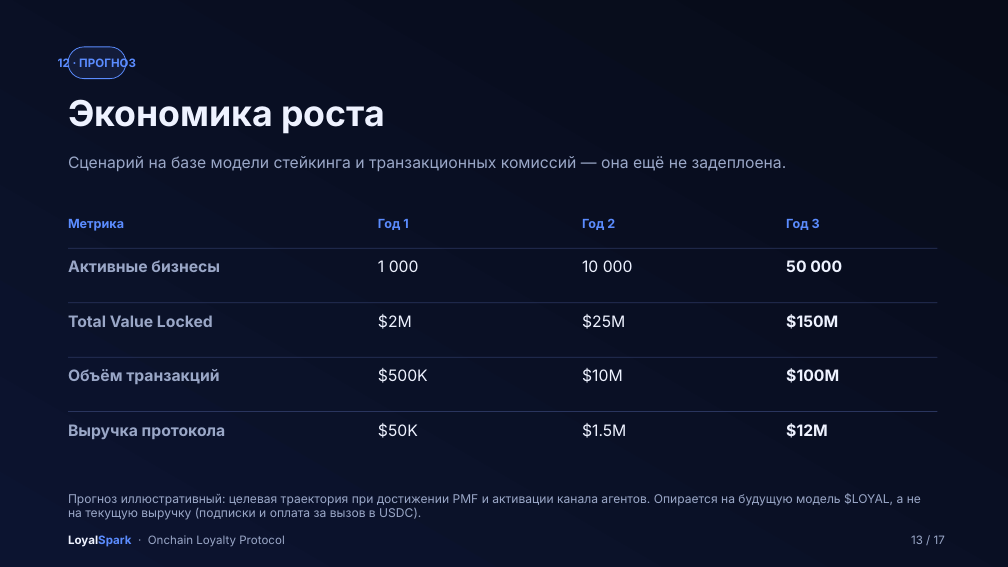
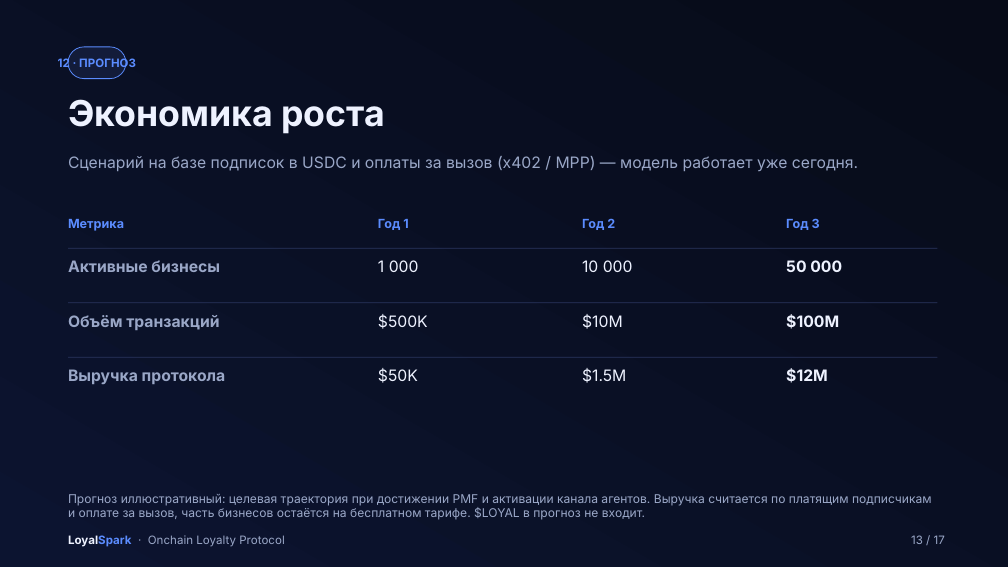
Before and after one commit to aspekt19/unboxed-loyalty-spark, a slide deck: slide 13 of docs/pitch-deck/ru/LoyalSpark_Pitch_RU.pptx. Drawn at 1008x567 pixels with LibreOffice and Linux fonts; fonts in the diff are those of the drawing. Boxes give left, top, right and bottom in pixels: in the first picture for what was removed or moved away, otherwise in the second. Text is boxed around its words. In the diff, an @@ line names an element or a change of style, - is before the commit and + after.

```diff
--- a/docs/pitch-deck/ru/LoyalSpark_Pitch_RU.pptx
+++ b/docs/pitch-deck/ru/LoyalSpark_Pitch_RU.pptx
@@ text at [68,156,858,171]: text changed @@
-Сценарий на базе модели стейкинга и транзакционных комиссий — она ещё не задеплоена.
+Сценарий на базе подписок в USDC и оплаты за вызов (x402 / MPP) — модель работает уже сегодня.
@@ text removed at [68,315,213,327] @@
-Total Value Locked
@@ text removed at [378,314,412,329] @@
-$2M
@@ text removed at [582,314,625,329] @@
-$25M
@@ text removed at [786,314,838,329] @@
-$150M
@@ 8 texts: place and size @@
-8 texts at [68,368,839,439]
+8 texts at [68,314,839,384]
@@ rectangle removed at [68,411,938,412] @@
@@ text at [68,494,932,520]: text changed @@
-Прогноз иллюстративный: целевая траектория при достижении PMF и активации канала агентов. Опирается на будущую модель $LOYAL, а не на текущую выручку (подписки и оплата за вызов в USDC).
+Прогноз иллюстративный: целевая траектория при достижении PMF и активации канала агентов. Выручка считается по платящим подписчикам и оплате за вызов, часть бизнесов остаётся на бесплатном тарифе. $LOYAL в прогноз не входит.
```
Also in this commit, not shown: 3 other slides changed, 5 other files.
